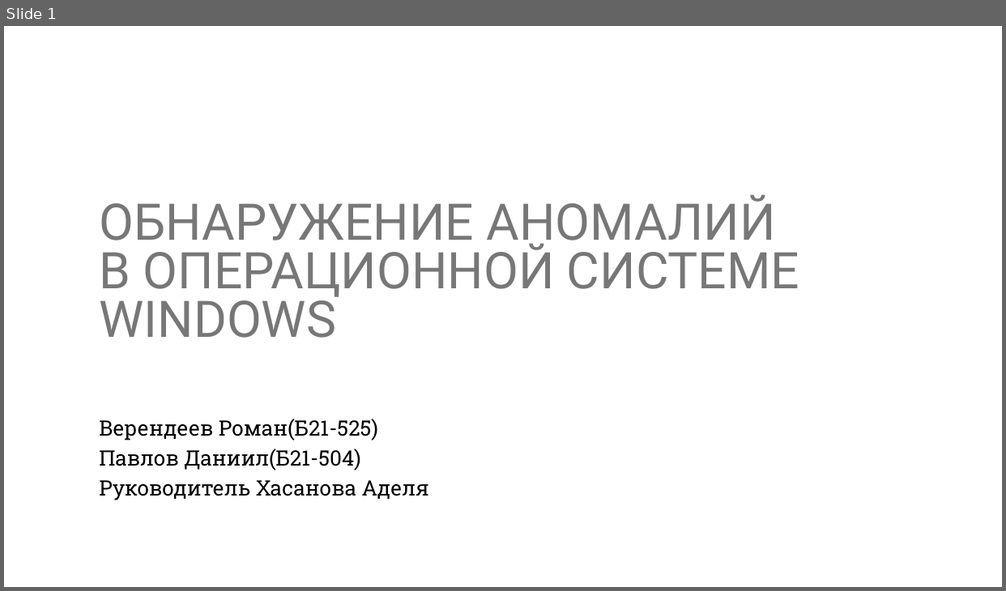
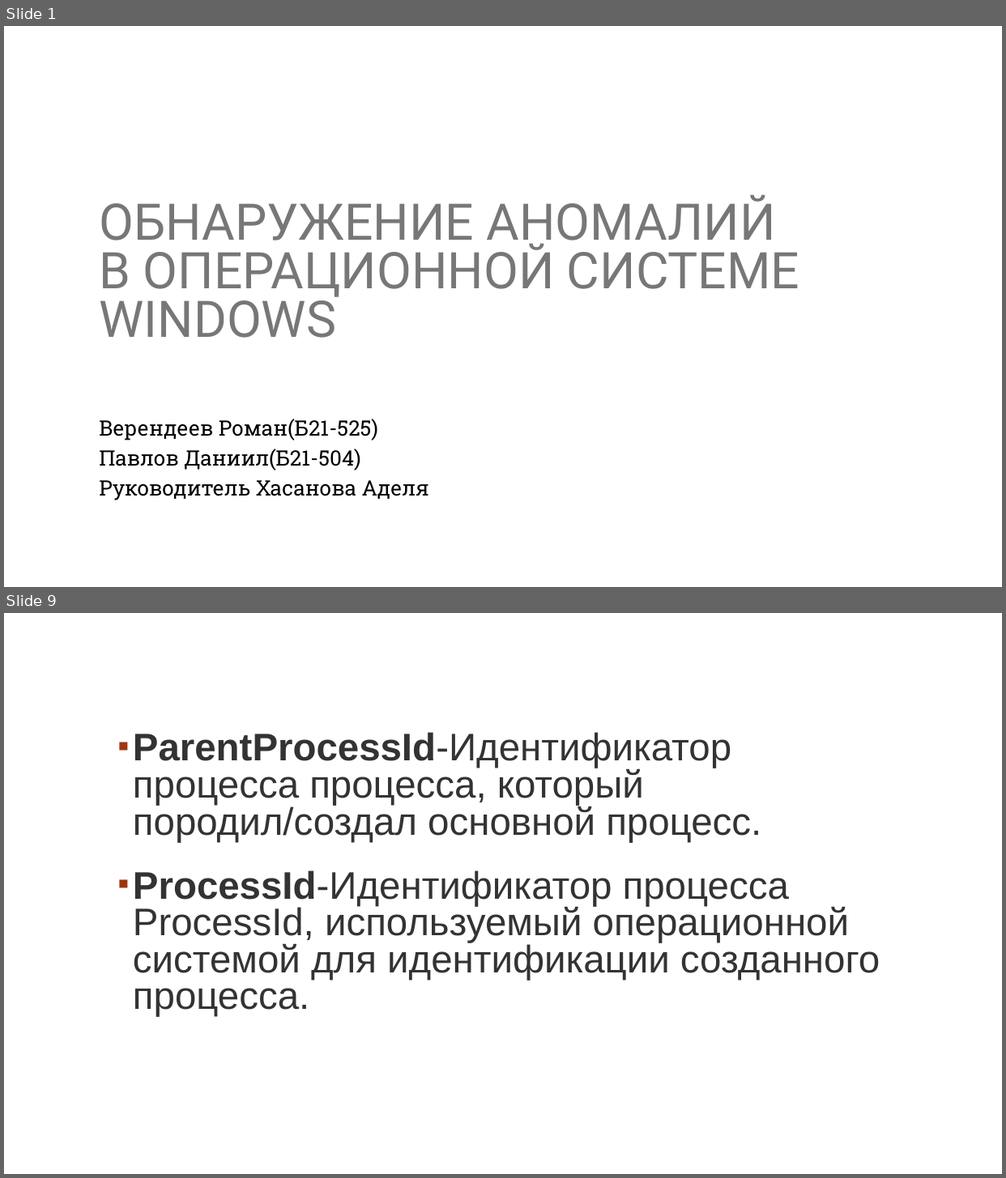
Before and after one commit to nek1kek/first_one, a slide deck: Обнаружение_аномалий_в_операционной_системе_Windows.pptx. Shown one above the other, each under a label of ours: slide 1 before the commit, slides 1 and 9 after it; the slides between them are not shown. The pictures are 1006x591 and 1006x1178 pixels, drawn with LibreOffice and Linux fonts; fonts in the diff are those of the drawing; background and template pictures are left out. Boxes give left, top, right and bottom in pixels: in the first picture for what was removed or moved away, otherwise in the second. Text is boxed around its words. In the diff, an @@ line names an element or a change of style, - is before the commit and + after.

Commit message:
wow this is the end

```diff
--- a/Обнаружение_аномалий_в_операционной_системе_Windows.pptx
+++ b/Обнаружение_аномалий_в_операционной_системе_Windows.pptx
@@ slide 9 added at bbox=[4, 613, 1002, 1174], background #FFFFFF @@
@@ text added at bbox=[133, 732, 880, 1017], 37 pt, text #333333 @@
+▪ ParentProcessId-Идентификатор процесса процесса, который породил/создал основной процесс.
+▪ ProcessId-Идентификатор процесса ProcessId, используемый операционной системой для идентификации созданного процесса.
@@ ellipse added at bbox=[940, 1125, 973, 1158], outline #FFFFFF 1 pt @@
```
Also in this commit, not shown: 5 slides changed, 5 other slides added, 2 slides removed.
